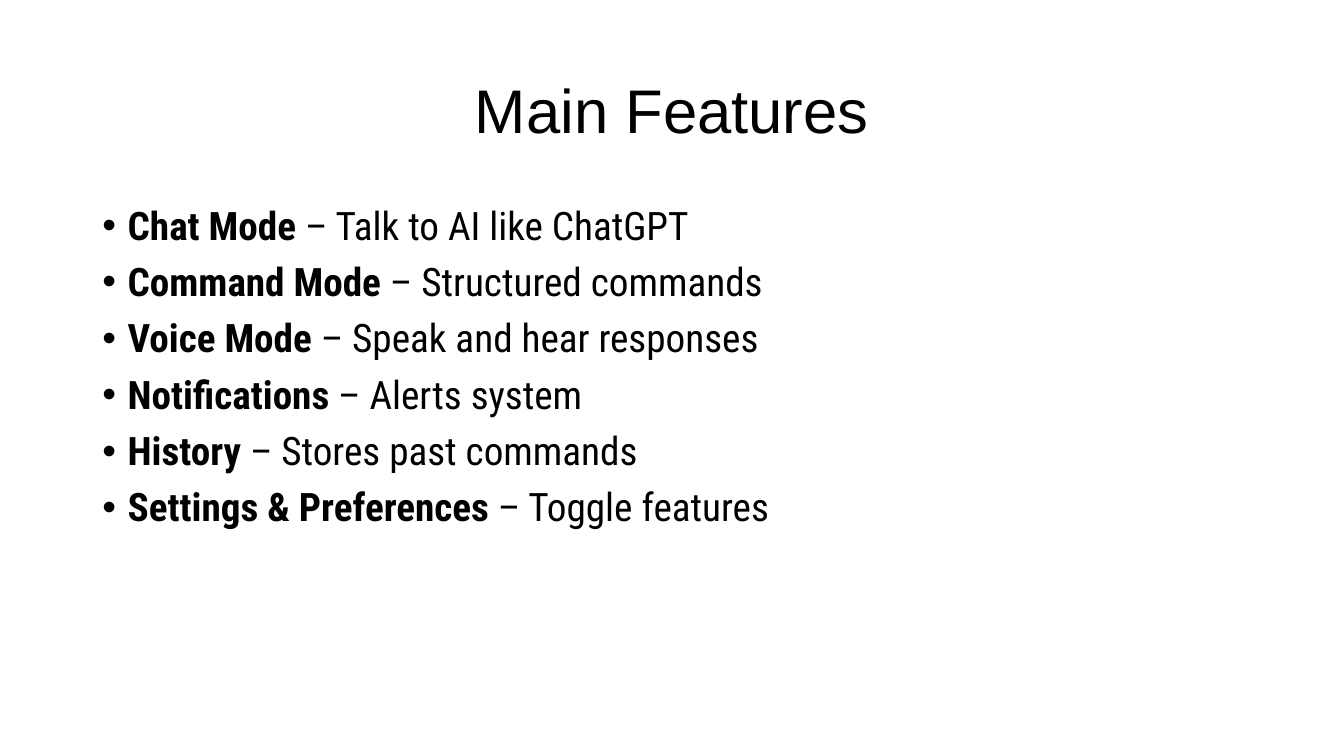
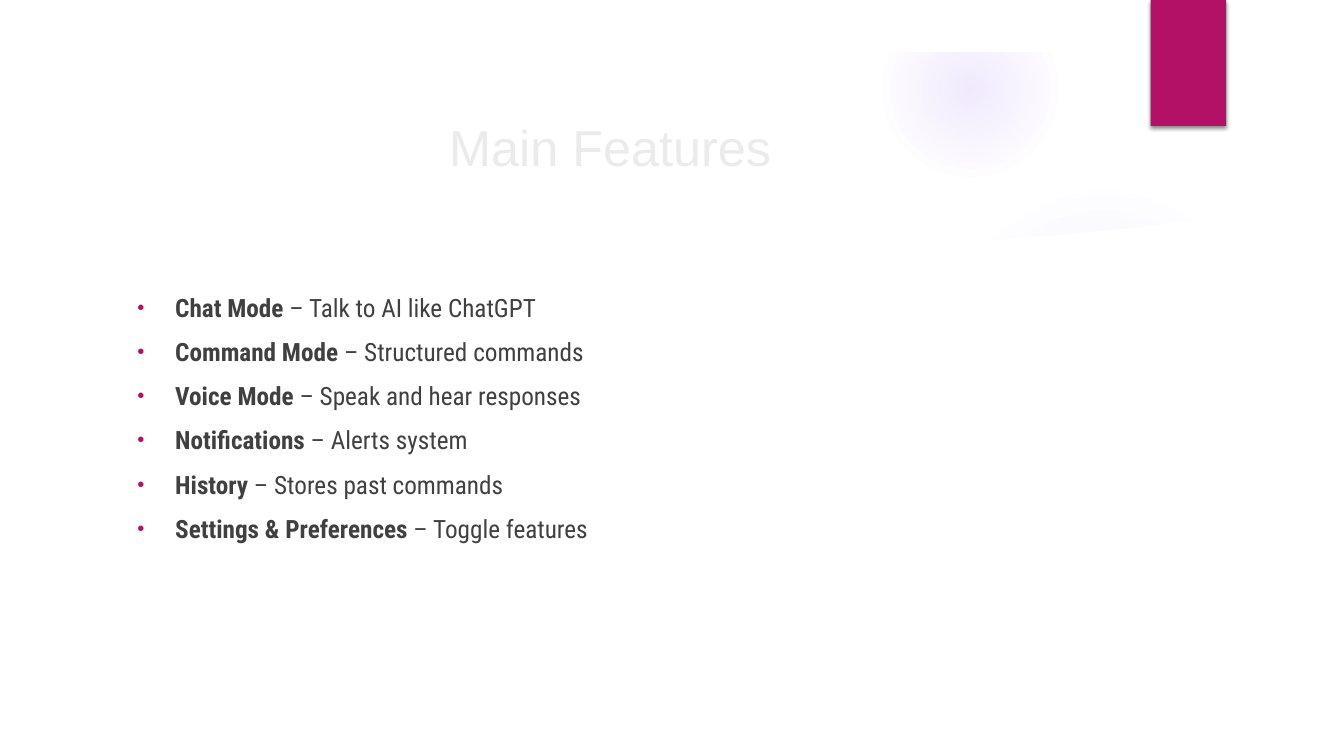
Before and after one commit to devbysamcloudy/FINAL-PROJECT, a slide deck: slide 4 of JARVIS AI Assistant.pptx. Drawn at 1344x756 pixels with LibreOffice and Linux fonts; fonts in the diff are those of the drawing; background and template pictures are left out. Boxes give left, top, right and bottom in pixels: in the first picture for what was removed or moved away, otherwise in the second. Text is boxed around its words. In the diff, an @@ line names an element or a change of style, - is before the commit and + after.

```diff
--- a/JARVIS AI Assistant.pptx
+++ b/JARVIS AI Assistant.pptx
@@ group added at [0, 0, 1344, 756]: 3 ellipses, 2 freeform shapes @@
@@ rectangle added at [1150, 0, 1226, 126], fill #B31166 @@
@@ title "Main Features": place and size @@
-title "Main Features" at [475, 88, 868, 134]
+title "Main Features" at [506, 519, 588, 539]
@@ title "Main Features" at [506, 519, 588, 539]: size 44 to 36 pt, text colour #000000 to #EBEBEB; line spacing 0.9 to 1 @@
@@ text "Chat Mode – Talk to ...": place and size @@
-text "Chat Mode – Talk to ..." at [128, 210, 769, 529]
+text "Chat Mode – Talk to ..." at [175, 298, 583, 544]
@@ text "Chat Mode – Talk to ..." at [175, 298, 583, 544]: size 28 to 18 pt, text colour #000000 to #404040; indent changed; line spacing 0.9 to 1 @@
```
Also in this commit, not shown: 13 other slides changed, 1 slide added, 2 other files.
